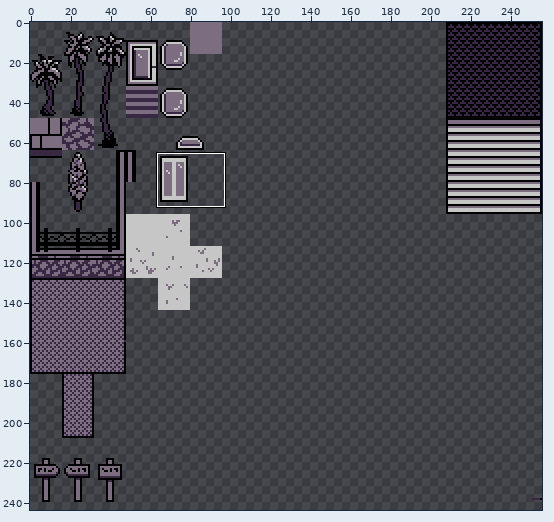
One commit to this pixel-art file: Art/Tilesets/Heights1.aseprite. Above, an overview of the earlier version with the close-up marked.
Close-up. Before the commit:
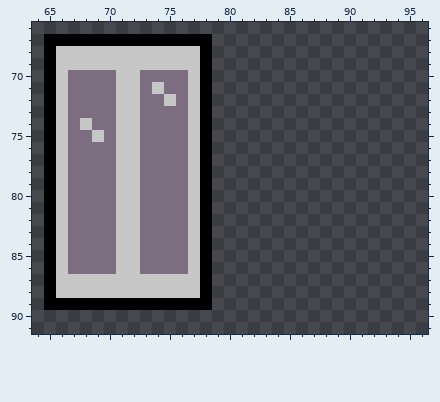
256x256 pixels, 1 frame. Shown: x 64..96, y 66..91. The wide view leaves out empty margins. The commit also changed other parts of the picture, which this record leaves out.
After the commit:
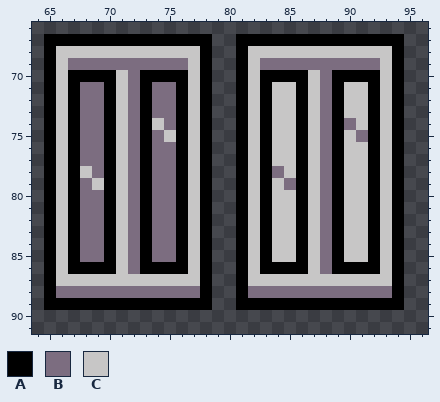
Palette (. is transparent): A #000000  B #7c6d80  C #c7c6c6
The edit:
@@ x 64..96 @@
 66 .................................
-67 .AAAAAAAAAAAAAA..................
-68 .ACCCCCCCCCCCCA..................
-69 .ACCCCCCCCCCCCA..................
-70 .ACBBBBCCBBBBCA..................
-71 .ACBBBBCCBCBBCA..................
-72 .ACBBBBCCBBCBCA..................
-73 .ACBBBBCCBBBBCA..................
-74 .ACBCBBCCBBBBCA..................
-75 .ACBBCBCCBBBBCA..................
-76 .ACBBBBCCBBBBCA..................
-77 .ACBBBBCCBBBBCA..................
-78 .ACBBBBCCBBBBCA..................
-79 .ACBBBBCCBBBBCA..................
-80 .ACBBBBCCBBBBCA..................
-81 .ACBBBBCCBBBBCA..................
-82 .ACBBBBCCBBBBCA..................
-83 .ACBBBBCCBBBBCA..................
-84 .ACBBBBCCBBBBCA..................
-85 .ACBBBBCCBBBBCA..................
-86 .ACBBBBCCBBBBCA..................
-87 .ACCCCCCCCCCCCA..................
-88 .ACCCCCCCCCCCCA..................
-89 .AAAAAAAAAAAAAA..................
+67 .AAAAAAAAAAAAAA..AAAAAAAAAAAAAA..
+68 .ACCCCCCCCCCCCA..ACCCCCCCCCCCCA..
+69 .ACBBBBBBBBBBCA..ACBBBBBBBBBBCA..
+70 .ACAAAACBAAAACA..ACAAAACBAAAACA..
+71 .ACABBACBABBACA..ACACCACBACCACA..
+72 .ACABBACBABBACA..ACACCACBACCACA..
+73 .ACABBACBABBACA..ACACCACBACCACA..
+74 .ACABBACBACBACA..ACACCACBABCACA..
+75 .ACABBACBABCACA..ACACCACBACBACA..
+76 .ACABBACBABBACA..ACACCACBACCACA..
+77 .ACABBACBABBACA..ACACCACBACCACA..
+78 .ACACBACBABBACA..ACABCACBACCACA..
+79 .ACABCACBABBACA..ACACBACBACCACA..
+80 .ACABBACBABBACA..ACACCACBACCACA..
+81 .ACABBACBABBACA..ACACCACBACCACA..
+82 .ACABBACBABBACA..ACACCACBACCACA..
+83 .ACABBACBABBACA..ACACCACBACCACA..
+84 .ACABBACBABBACA..ACACCACBACCACA..
+85 .ACABBACBABBACA..ACACCACBACCACA..
+86 .ACAAAACBAAAACA..ACAAAACBAAAACA..
+87 .ACCCCCCCCCCCCA..ACCCCCCCCCCCCA..
+88 .ABBBBBBBBBBBBA..ABBBBBBBBBBBBA..
+89 .AAAAAAAAAAAAAA..AAAAAAAAAAAAAA..
 90 .................................
